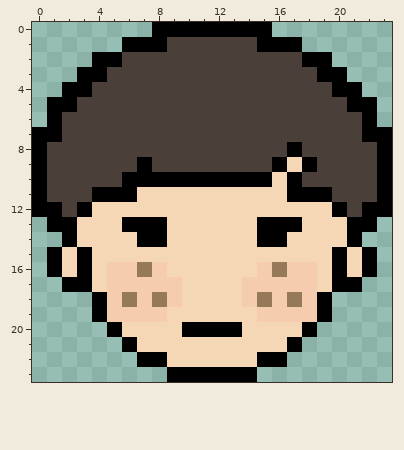
Pixel-art sprite, stored at game/images/samCHIBI.png. This is how it looked before the edit.
The file is 24x24 pixels.
After the commit:
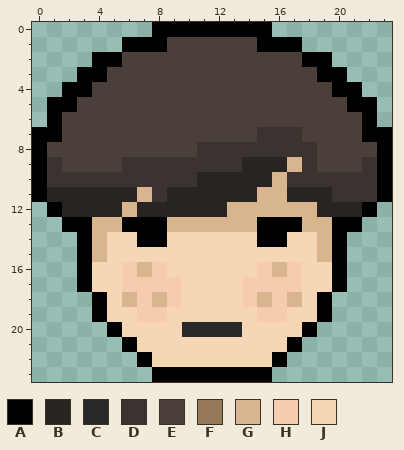
Palette (. is transparent): A #000000  B #282422  C #282828  D #3a332f  E #4a4039  F #967958  G #d8b58e  H #f6ccaf  J #f5d7b6
Change:
y 7: x 15..17 EEE -> DDD
y 8: x 11..18 EEEEEEAE -> DDDDDDDD
y 9: x 1 E -> D; x 6..18 EAEEEEEEEEAJA -> DDDDDDDDBBBGD; x 22 E -> D
y 10: x 1..22 EEEEEAAAAAAAAAAJAEEEEE -> DDDDDDDDDDBBBBBGDDDDDD
y 11: x 1..22 EEEAAAJJJJJJJJJJAAAEEE -> BBBBBBGDBBBBBBGGBBBDDD
y 12: x 0 A -> .; x 2..21 EAJJJJJJJJJJJJJJJJAE -> BBBBGBBBBBBGGGGGGBBB; x 23 A -> .
y 13: x 1 A -> .; x 3..5 JJJ -> AGG; x 9..14 JJJJJJ -> GGGGGG; x 18..20 JJJ -> GGA; x 22 A -> .
y 14: x 2..4 AJJ -> .AG; x 19..21 JJA -> GA.
y 15: x 1..2 AJ -> ..; x 4 J -> G; x 19 J -> G; x 21..22 JA -> ..
y 16: x 1..2 AJ -> ..; x 5 H -> J; x 7 F -> G; x 16 F -> G; x 18 H -> J; x 21..22 JA -> ..
y 17: x 2 A -> .; x 5 H -> J; x 18 H -> J; x 21 A -> .
y 18: x 5..6 HF -> JG; x 8 F -> G; x 15 F -> G; x 17..18 FH -> GJ
y 19: x 5..6 HH -> JJ; x 17..18 HH -> JJ
y 20: x 10..13 AAAA -> CCCC
y 22: x 8 A -> J; x 15 A -> J
y 23: x 8 . -> A; x 15 . -> A
